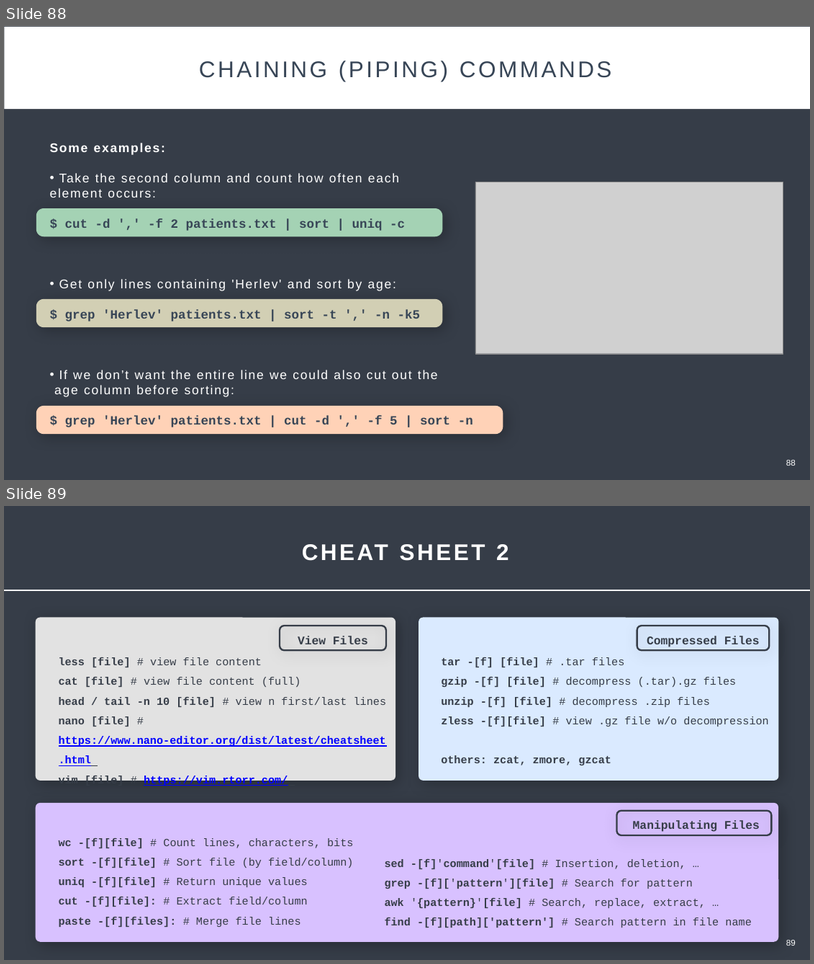
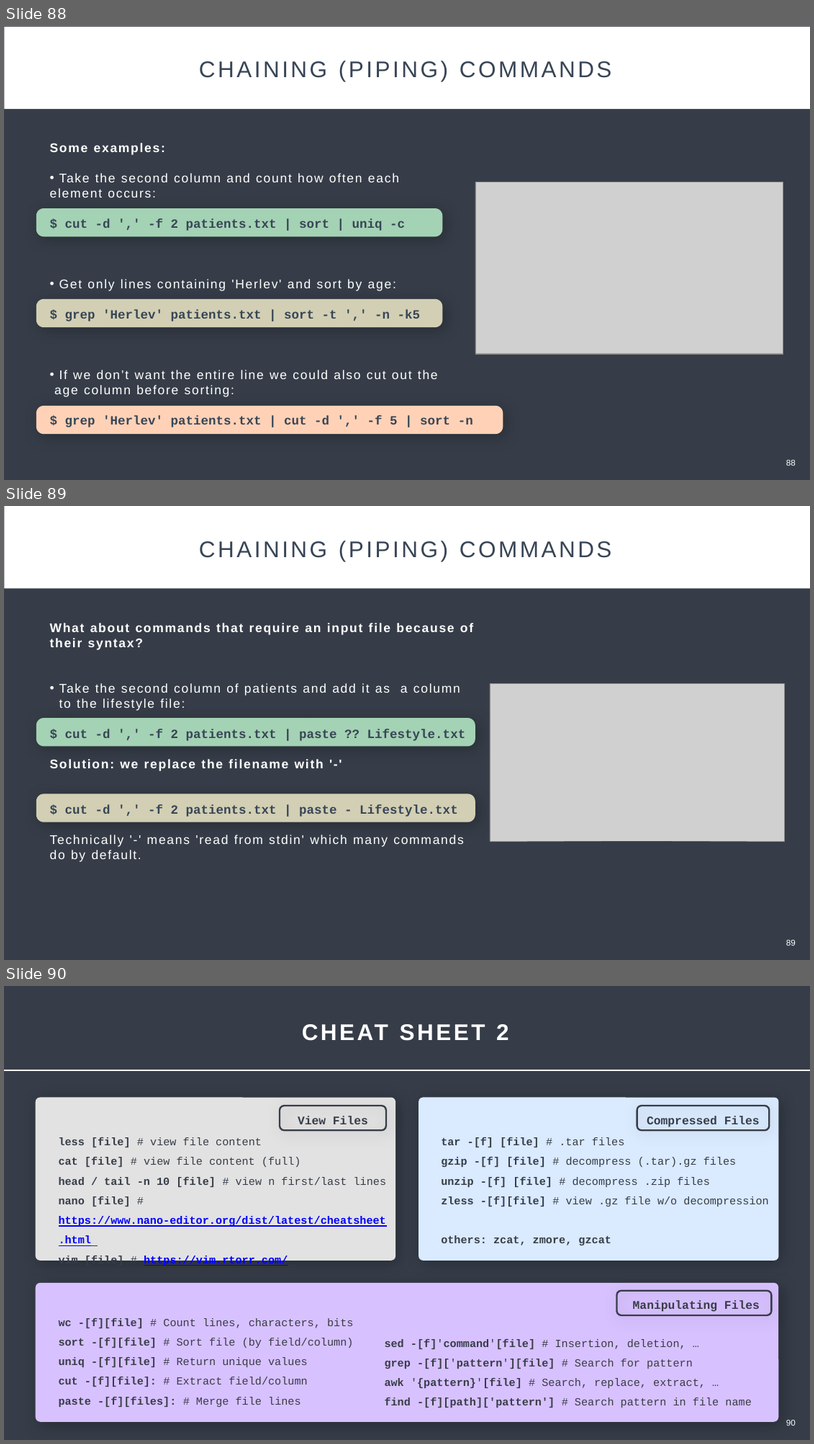
Before and after one commit to Center-for-Health-Data-Science/Just-Bash-It, a slide deck: Teachers/Just_Bash_It_Slideshow.pptx. Shown one above the other, each under a label of ours: slides 88 and 89 before the commit, slides 88, 89 and 90 after it. The pictures are 814x964 and 814x1444 pixels, drawn with LibreOffice and Linux fonts; fonts in the diff are those of the drawing; grey boxes stand for pictures. Boxes give left, top, right and bottom in pixels: in the first picture for what was removed or moved away, otherwise in the second. Text is boxed around its words. In the diff, an @@ line names an element or a change of style, - is before the commit and + after.

```diff
--- a/Teachers/Just_Bash_It_Slideshow.pptx
+++ b/Teachers/Just_Bash_It_Slideshow.pptx
@@ slide 89 added at (4, 506, 810, 960), background #363D48 @@
@@ rectangle added at (4, 506, 810, 588), fill #FFFFFF @@
@@ text added at (199, 541, 612, 561), 54 pt, text #374556 @@
+CHAINING (PIPING) COMMANDS
@@ text added at (50, 623, 473, 862), 30 pt, text #FFFFFF, bold @@
+What about commands that require an input file because of their syntax?
+• Take the second column of patients and add it as a column to the lifestyle file:
+$ cut -d ',' -f 2 patients.txt | paste ?? Lifestyle.txt
+Solution: we replace the filename with '-'
+$ cut -d ',' -f 2 patients.txt | paste - Lifestyle.txt
+Technically '-' means 'read from stdin' which many commands do by default.
@@ picture added at (490, 684, 784, 841) @@
@@ rounded rectangle added at (36, 718, 476, 746), fill #A4D2B4 @@
@@ rounded rectangle added at (36, 794, 476, 822), fill #D2CFB4 @@
@@ page number added at (787, 939, 796, 945), 20 pt, text #FFFFFF @@
+89
@@ what was slide 89 is now slide 90 @@
@@ page number at (787, 1419, 796, 1425): text changed @@
-89
+90
```
Also in this commit, not shown: 2 slides changed, 1 other file.
